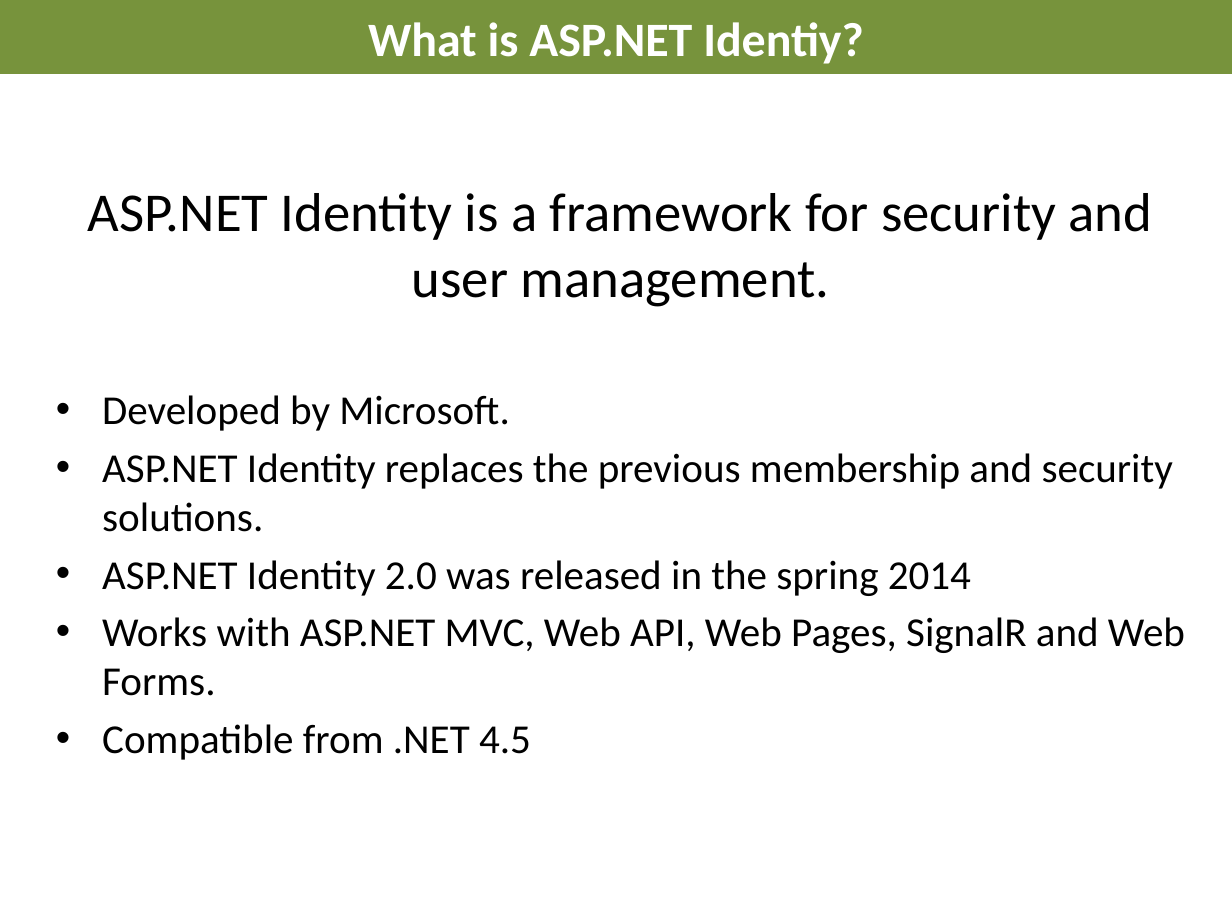
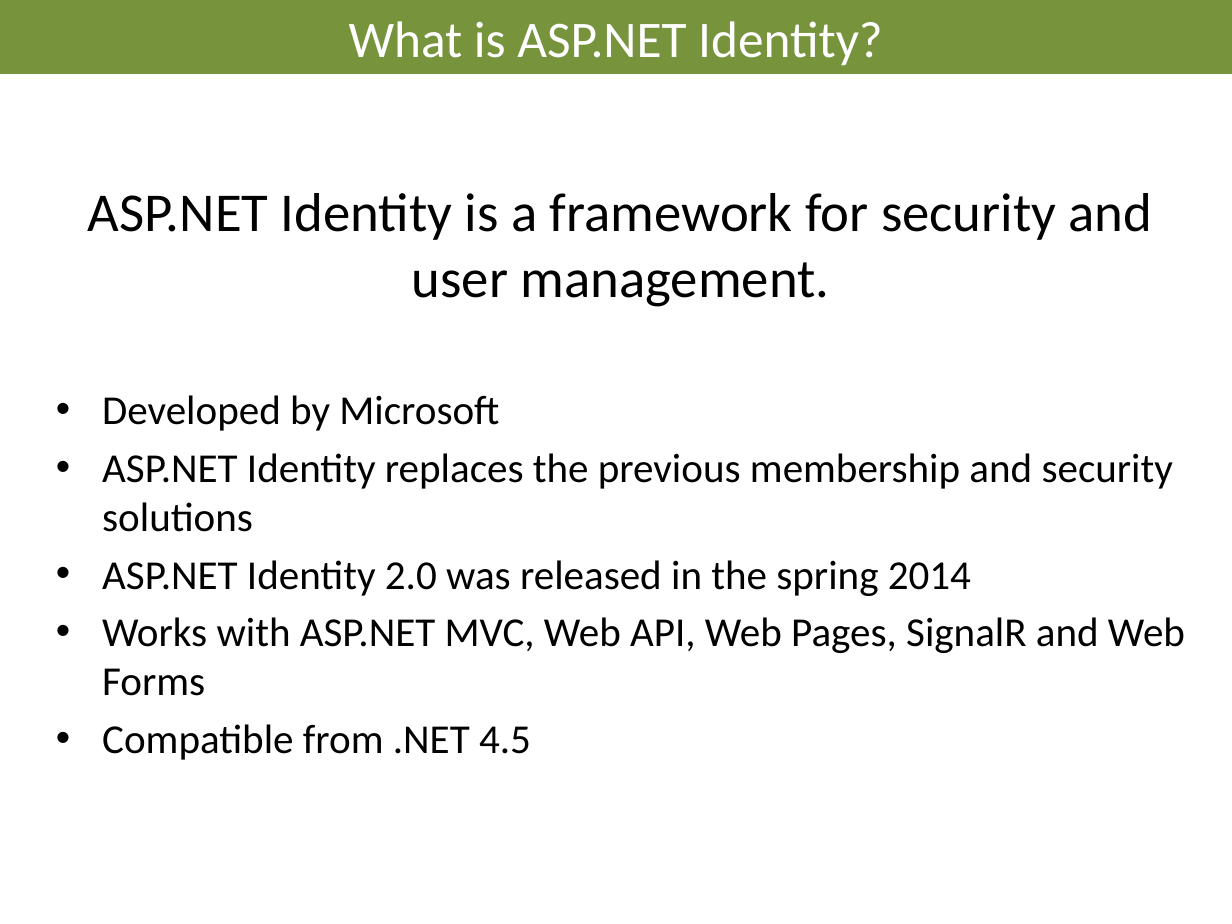
Before and after one commit to AndreasElffors/IdentityTemplate, a slide deck: slide 2 of Documents/Identity-Introduction.pptx. Drawn at 1232x924 pixels with LibreOffice and Linux fonts; fonts in the diff are those of the drawing; background and template pictures are left out. Boxes give left, top, right and bottom in pixels: in the first picture for what was removed or moved away, otherwise in the second. Text is boxed around its words. In the diff, an @@ line names an element or a change of style, - is before the commit and + after.

```diff
--- a/Documents/Identity-Introduction.pptx
+++ b/Documents/Identity-Introduction.pptx
@@ title at (349,21,882,66): text changed; size 28 to 30 pt; bold off @@
-What is ASP.NET Identiy?
+What is ASP.NET Identity?
@@ text at (102,395,1173,532): text changed @@
-• Developed by Microsoft.
-• ASP.NET Identity replaces the previous membership and security solutions.
+• Developed by Microsoft
+• ASP.NET Identity replaces the previous membership and security solutions
@@ text at (102,617,1185,696): text changed @@
-• Works with ASP.NET MVC, Web API, Web Pages, SignalR and Web Forms.
+• Works with ASP.NET MVC, Web API, Web Pages, SignalR and Web Forms
```
Also in this commit, not shown: 14 other slides changed, 1 slide added, 5 other files.
